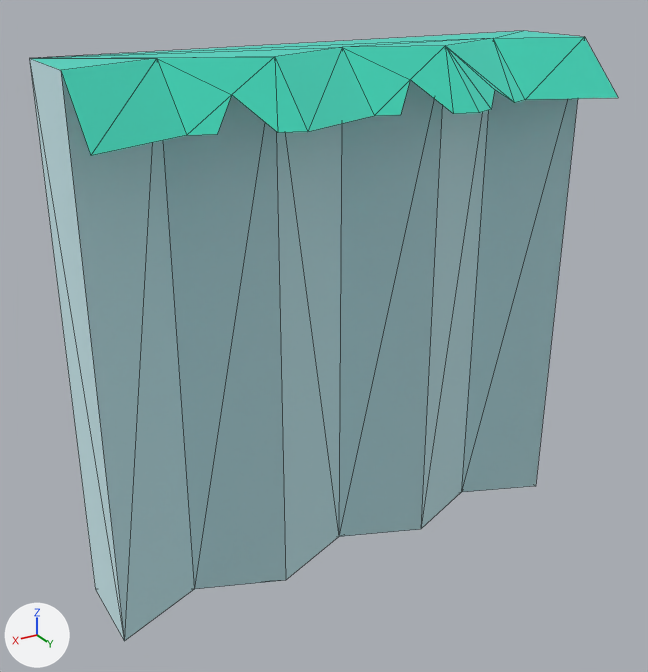
The glTF model public/models/nf2/nature/cliff_top_stone.glb, before and after one commit.
Rendered twice from a camera (50 mm lens) standing at (0.849, 0.954, 1.102) and looking at (0.046, -0.385, 0.432). Arrows for +X, +Y and +Z are at lower left; the lights stay in place. The older version comes first. Mesh edges are drawn as thin lines. Where no turn or scale is listed for an object, it has been applied to the vertices.

The first picture shows 'cliff_top_stone'.
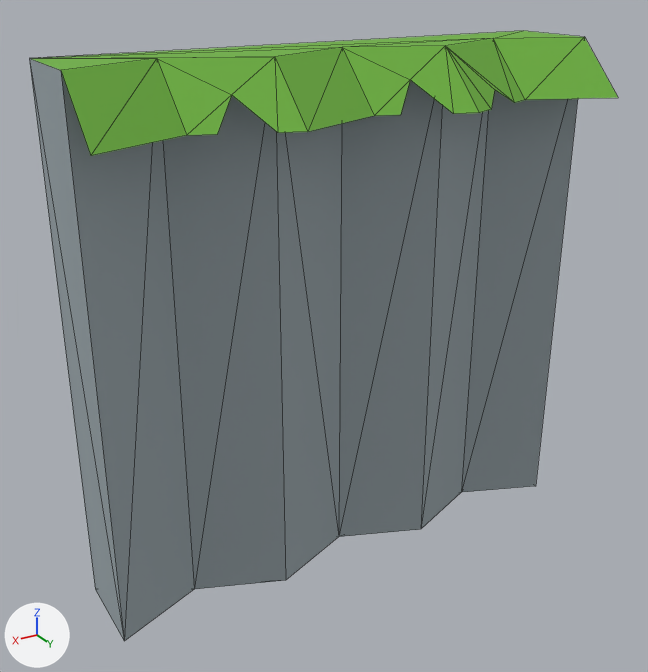
Pixel boxes [x1, y1, x2, y2] of what changed, in the pictures (648 x 672 px):
```json
{"object": "cliff_top_stone", "change": "recoloured, surface changed", "before": [30, 31, 618, 641], "after": [30, 31, 618, 641], "on screen": "cyan to grey"}
```

Scene script edits in JSON lines:
```json
{"op": "set", "path": "mat_grass.metallic", "old": "1.0", "new": "0.0"}
{"op": "set", "path": "mat_grass.base_color", "old": "(0.173, 0.847, 0.722)", "new": "(0.159, 0.451, 0.0513)", "note": "cyan #73eddd -> green #6fb340"}
{"op": "set", "path": "mat_stone.metallic", "old": "1.0", "new": "0.0"}
{"op": "set", "path": "mat_stone.base_color", "old": "(0.722, 0.886, 0.91)", "new": "(0.323, 0.381, 0.407)", "note": "pale blue #ddf2f5 -> grey #9aa6ab"}
{"op": "remove", "block": "ob_tmpparent", "code": ["ob_tmpparent = bpy.data.objects.new('tmpParent', None)", "ob_tmpparent.location = (0.0, 0.0, 0.0)"]}
```
